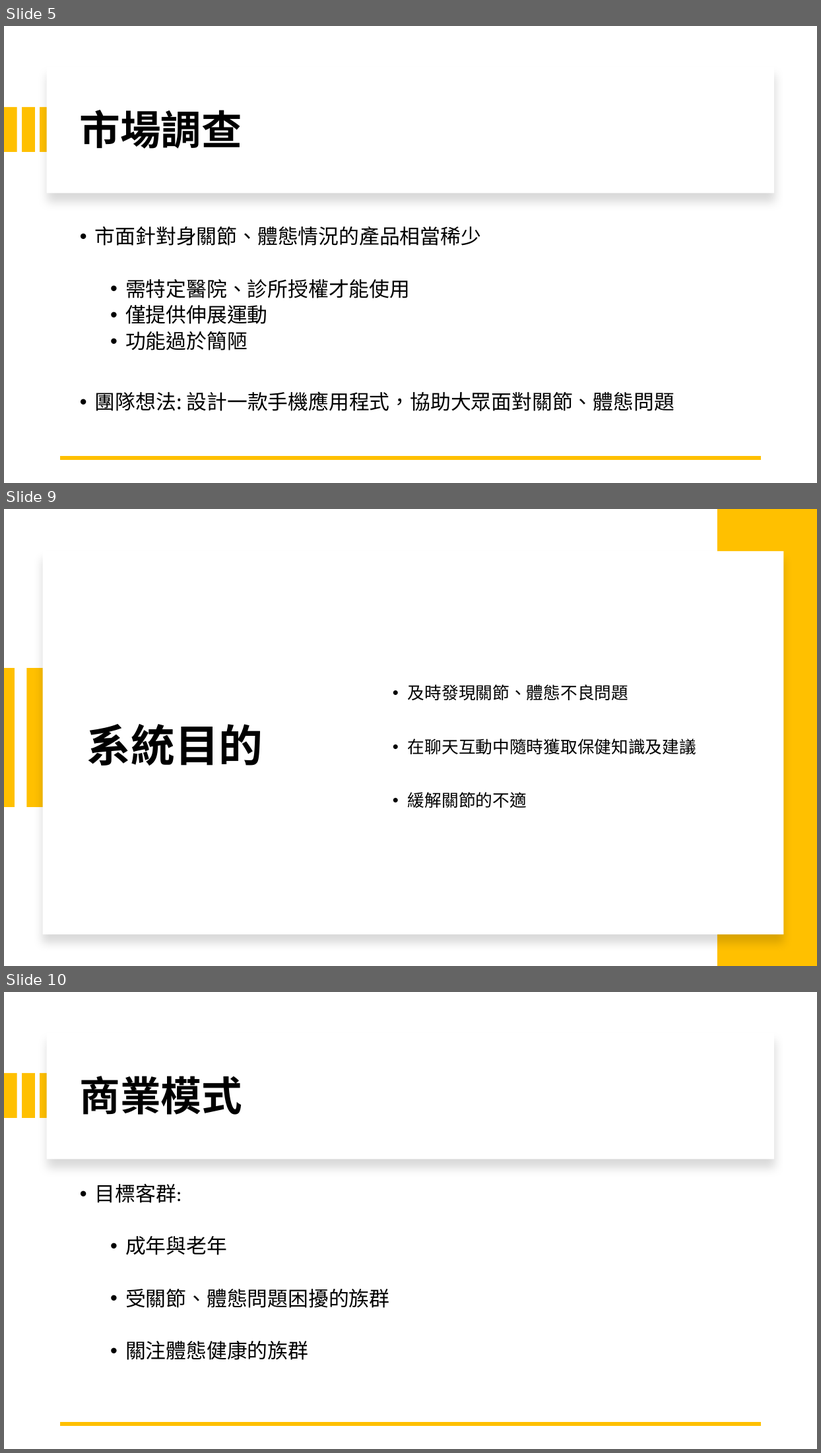
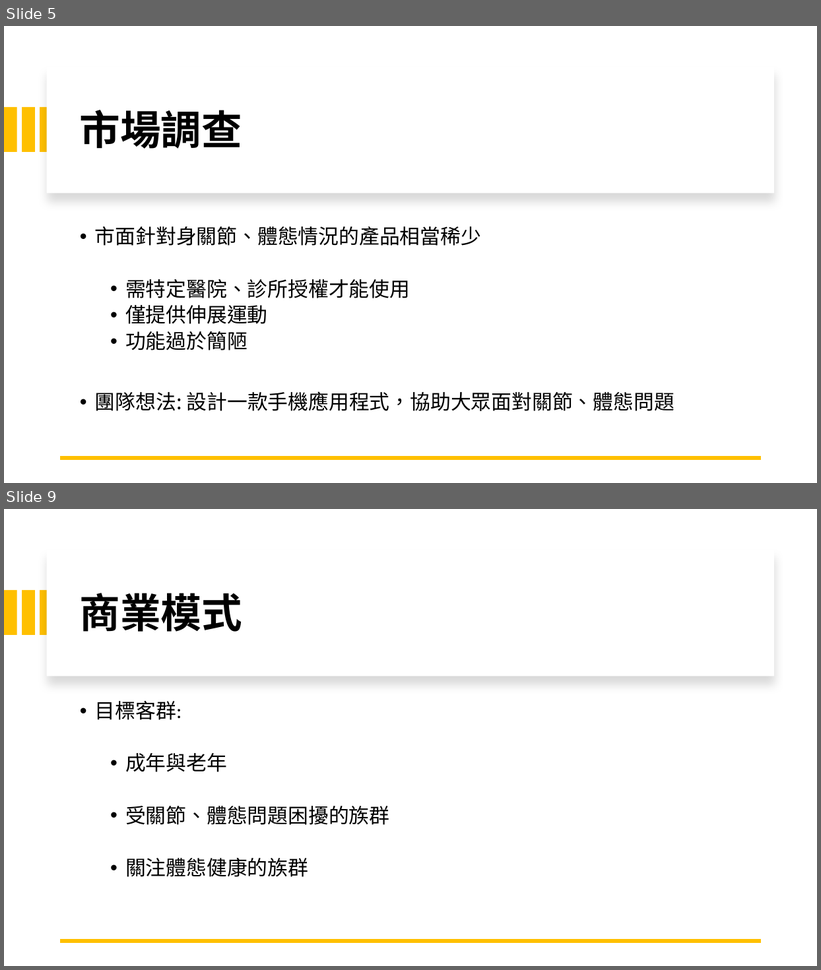
Before and after one commit to michaelchen1225/-, a slide deck: 整合/報告/產品報告.pptx. Shown one above the other, each under a label of ours: slides 5, 9 and 10 before the commit, slides 5 and 9 after it; the slides between them are not shown. The pictures are 821x1453 and 821x970 pixels, drawn with LibreOffice and Linux fonts; fonts in the diff are those of the drawing. Boxes give left, top, right and bottom in pixels: in the first picture for what was removed or moved away, otherwise in the second. Text is boxed around its words. In the diff, an @@ line names an element or a change of style, - is before the commit and + after.

```diff
--- a/整合/報告/產品報告.pptx
+++ b/整合/報告/產品報告.pptx
@@ slide 9 removed at (4, 509, 817, 966), background #FFFFFF @@
@@ rectangle removed at (717, 509, 817, 966) @@
@@ rectangle removed at (42, 551, 783, 935) @@
@@ line removed from (9, 668) to (9, 807) @@
@@ rectangle removed at (26, 668, 48, 807) @@
@@ text removed at (408, 685, 696, 808) @@
-• 及時發現關節、體態不良問題
-• 在聊天互動中隨時獲取保健知識及建議
-• 緩解關節的不適
@@ title removed at (87, 724, 263, 766) @@
-系統目的
@@ what was slide 10 is now slide 9 @@
```
Also in this commit, not shown: 4 slides changed, 2 other files.
